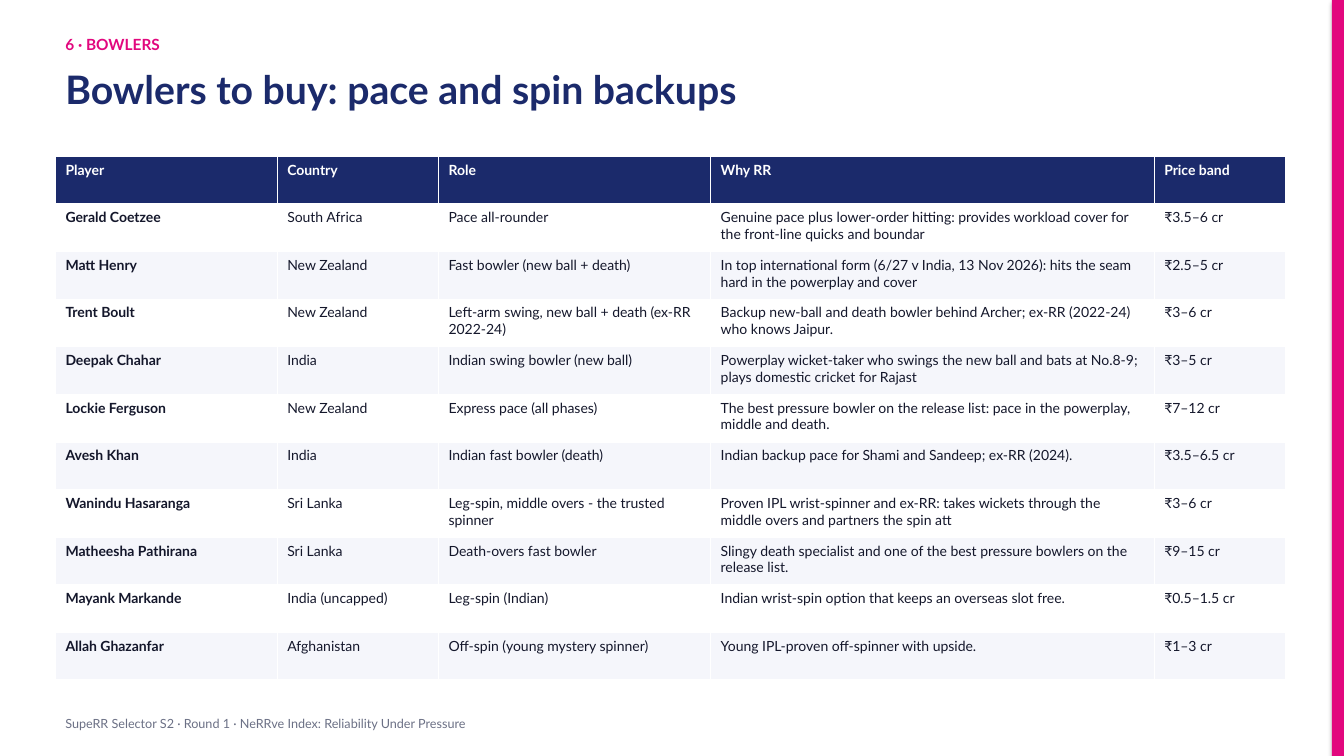
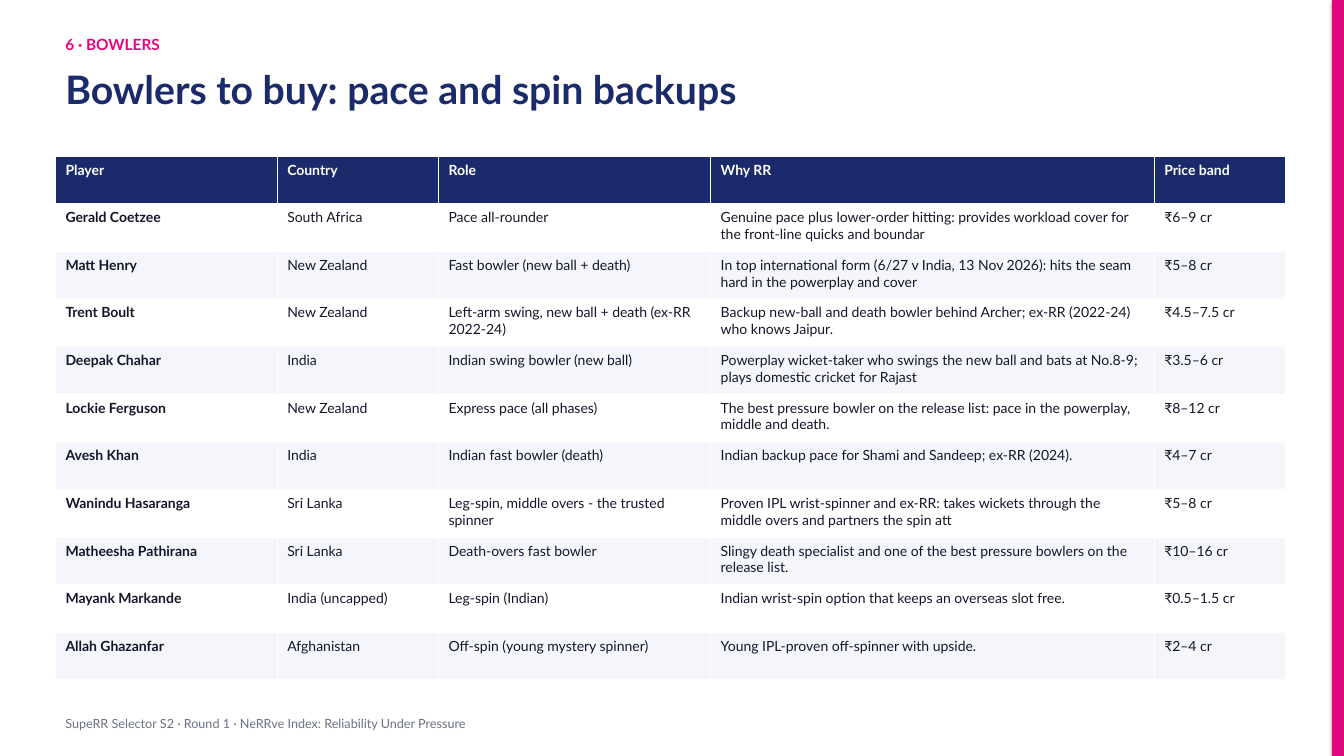
Before and after one commit to KoduruChandrasekhar/RRAuction-, a slide deck: slide 11 of submission/NeRRve_Deck.pptx. Drawn at 1344x756 pixels with LibreOffice and Linux fonts; fonts in the diff are those of the drawing. Boxes give left, top, right and bottom in pixels: in the first picture for what was removed or moved away, otherwise in the second. Text is boxed around its words. In the diff, an @@ line names an element or a change of style, - is before the commit and + after.

```diff
--- a/submission/NeRRve_Deck.pptx
+++ b/submission/NeRRve_Deck.pptx
@@ table at (55,156,1286,681) @@
-row 2, column 5: ₹3.5–6 cr
+row 2, column 5: ₹6–9 cr
-row 3, column 5: ₹2.5–5 cr
+row 3, column 5: ₹5–8 cr
-row 4, column 5: ₹3–6 cr
+row 4, column 5: ₹4.5–7.5 cr
-row 5, column 5: ₹3–5 cr
+row 5, column 5: ₹3.5–6 cr
-row 6, column 5: ₹7–12 cr
+row 6, column 5: ₹8–12 cr
-row 7, column 5: ₹3.5–6.5 cr
+row 7, column 5: ₹4–7 cr
-row 8, column 5: ₹3–6 cr
+row 8, column 5: ₹5–8 cr
-row 9, column 5: ₹9–15 cr
+row 9, column 5: ₹10–16 cr
-row 11, column 5: ₹1–3 cr
+row 11, column 5: ₹2–4 cr
```
Also in this commit, not shown: 4 other slides changed, 6 other files.
